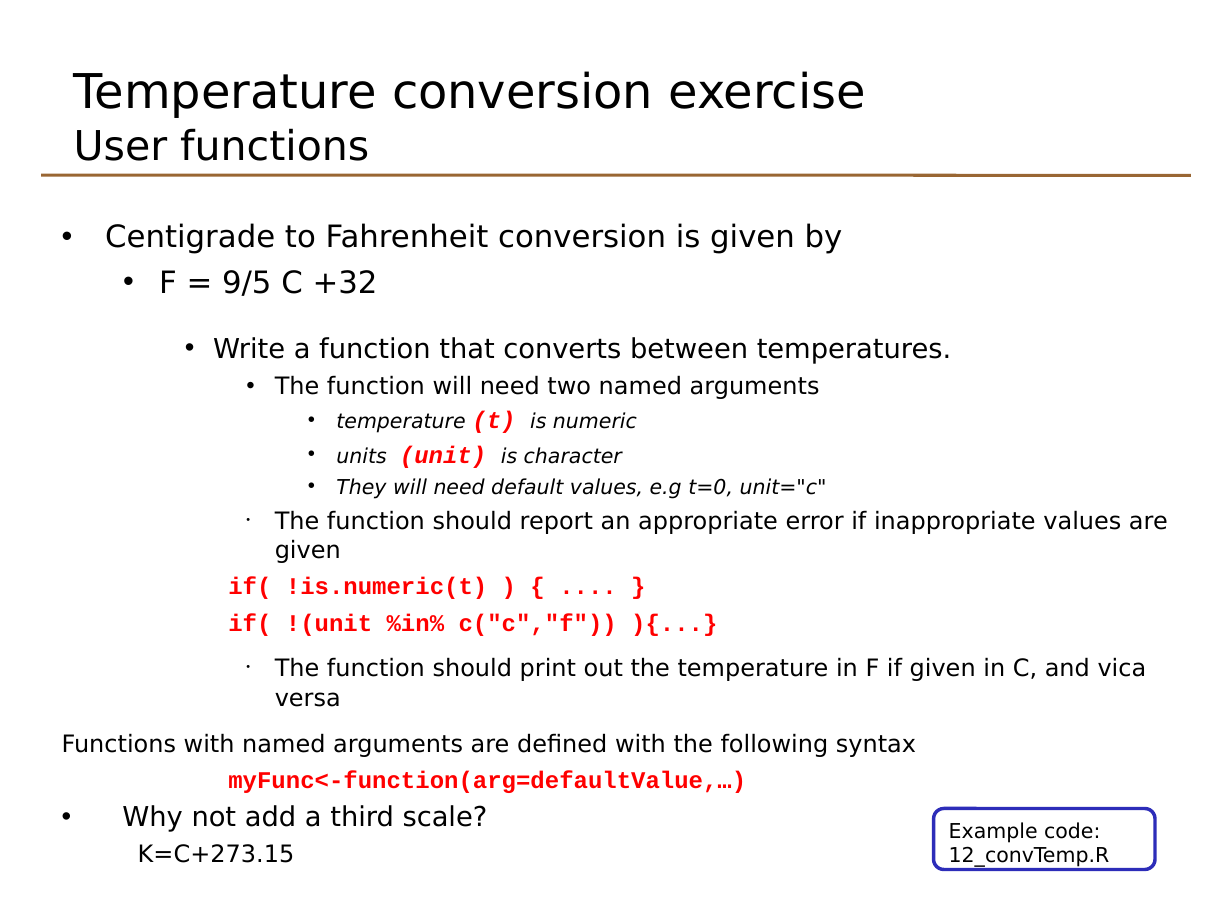
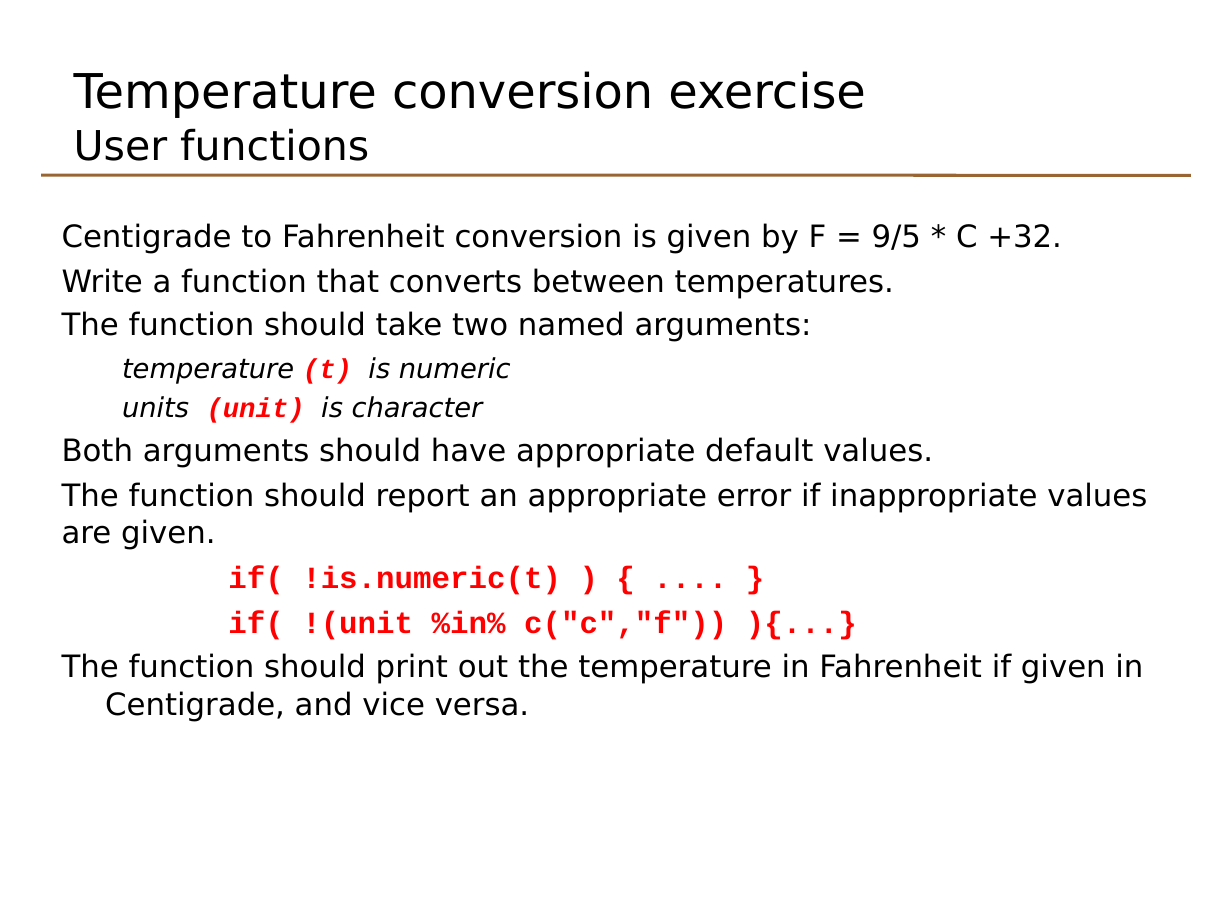
Before and after one commit to johnomics/basicr, a slide deck: slide 40 of Basic_R_Day_2_slides.odp. Drawn at 1232x924 pixels with LibreOffice and Linux fonts; fonts in the diff are those of the drawing. Boxes give left, top, right and bottom in pixels: in the first picture for what was removed or moved away, otherwise in the second. Text is boxed around its words. In the diff, an @@ line names an element or a change of style, - is before the commit and + after.

Commit message:
Rework function section

```diff
--- a/Basic_R_Day_2_slides.odp
+++ b/Basic_R_Day_2_slides.odp
@@ text at box(62, 223, 1062, 254): text changed @@
-• Centigrade to Fahrenheit conversion is given by
-  • F = 9/5 C +32
+Centigrade to Fahrenheit conversion is given by F = 9/5 * C +32.
@@ text at box(62, 268, 894, 640): size 16 to 18 pt in "Write a function that converts between temperatures."; size 12 to 16 pt in "temperature is numeric", "units is character"; size 14 to 16 pt in "(t)", "(unit)"; size 14 to 18 pt in "if( !is.numeric(t) ) { .... }", "if( !(unit %in% c("c","f")) ){...}"; bullet • to none; list level 3 to 1 in "Write a function that converts ..."; list level 5 to 1 in "temperature (t) is numeric"; list level 5 to 1 in "units (unit) is character" @@
@@ text at box(62, 311, 812, 342): text changed; size 14 to 18 pt @@
-      • The function will need two named arguments
+The function should take two named arguments:
@@ text at box(62, 437, 1147, 550): text changed; size 14 to 18 pt @@
-        • They will need default values, e.g t=0, unit="c"
-      • The function should report an appropriate error if inappropriate values are given
+Both arguments should have appropriate default values.
+The function should report an appropriate error if inappropriate values are given.
@@ text at box(62, 653, 1143, 722): text changed; size 14 to 18 pt @@
-      • The function should print out the temperature in F if given in C, and vica versa
-Functions with named arguments are defined with the following syntax
-myFunc<-function(arg=defaultValue,…)
-• Why not add a third scale?
-K=C+273.15
+The function should print out the temperature in Fahrenheit if given in Centigrade, and vice versa.
@@ rounded rectangle removed at box(934, 808, 1156, 869) @@
-Example code:
-12_convTemp.R
```
Also in this commit, not shown: 6 other slides changed, 8 slides added, 6 slides removed, 2 other files.
